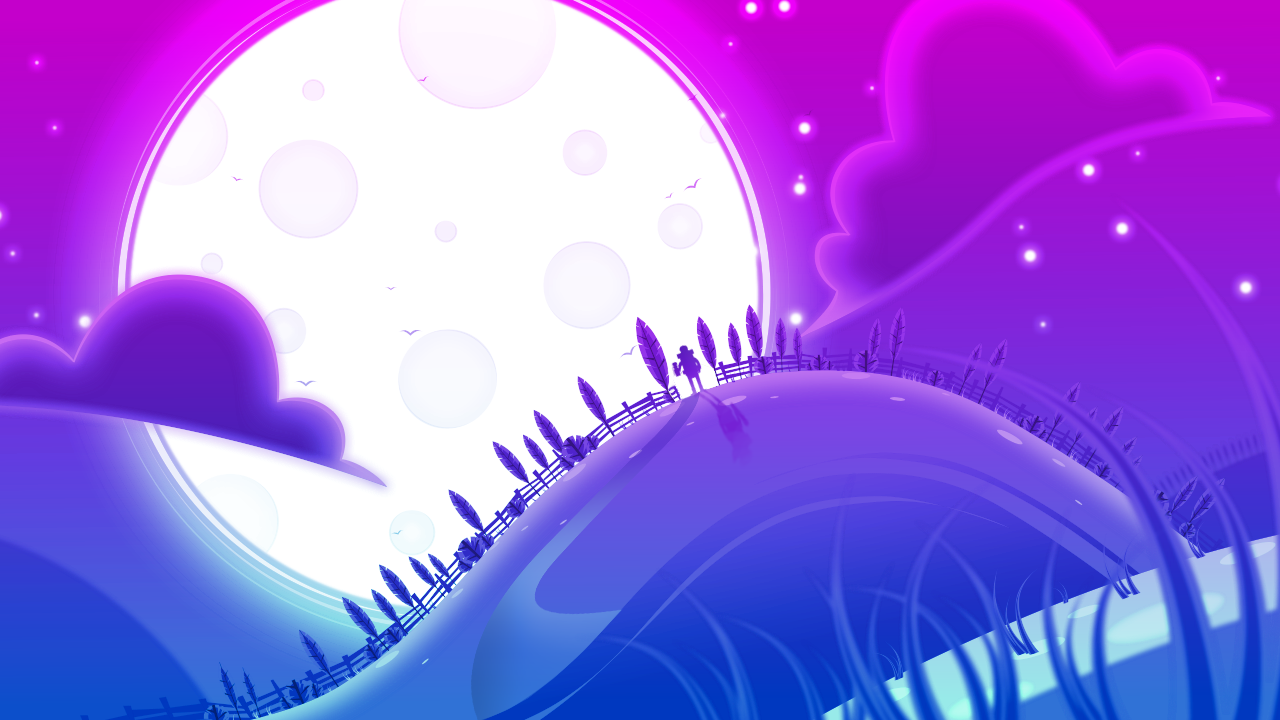
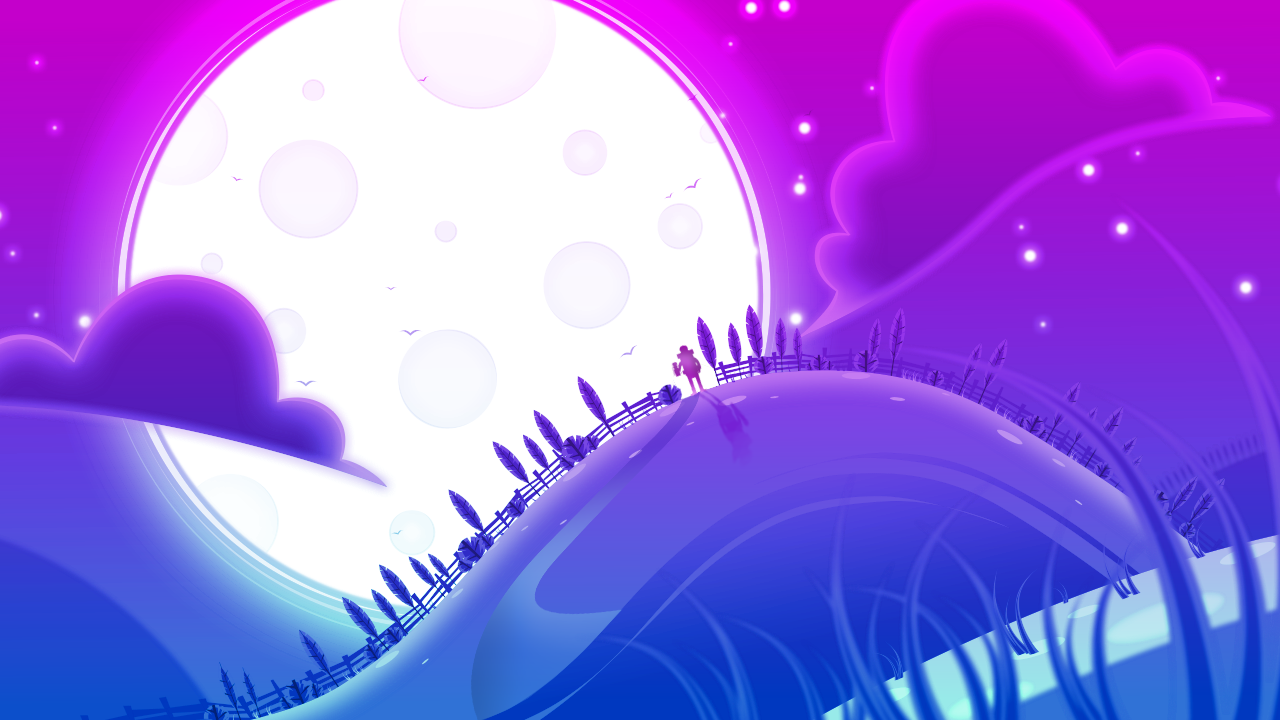
Layers edited between the first and the second 1280 × 720 image:
added layer "Camada 4" above "Camada 2" over left=657, top=383, right=683, bottom=407
painted on "Camada 0" over left=630, top=316, right=671, bottom=392
